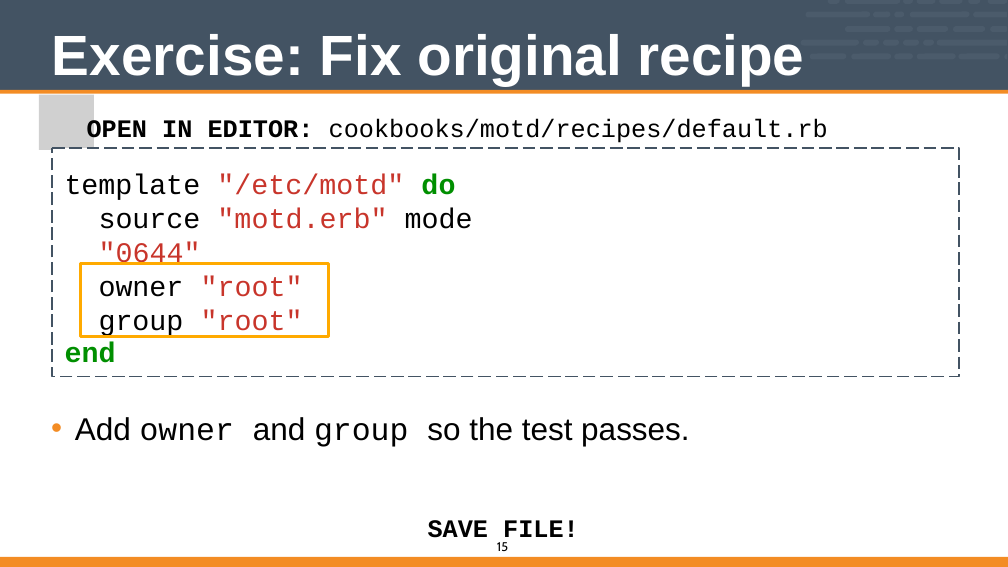
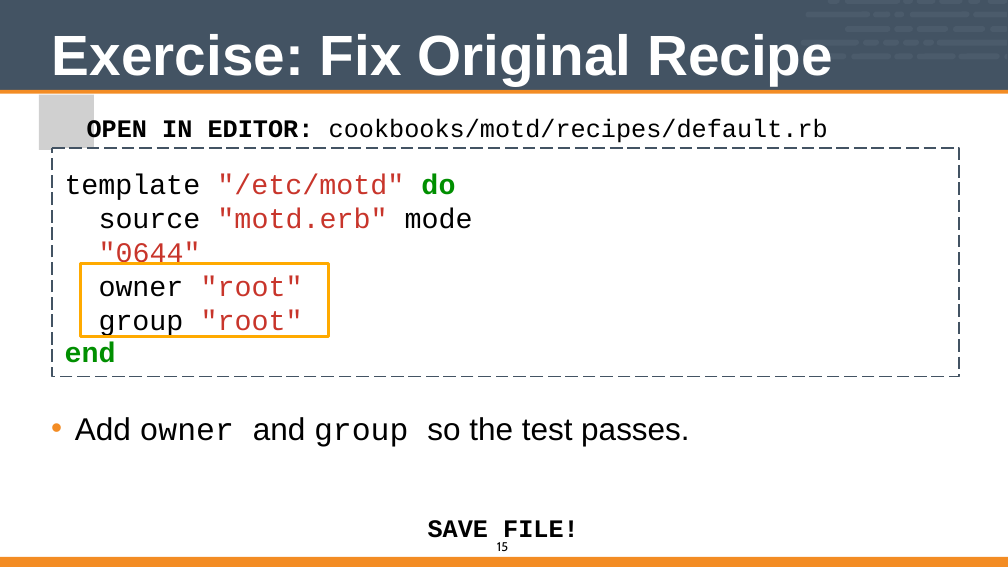
Before and after one commit to vinyar/chef-intermediate, a slide deck: slide 15 of Modules/12-Chef_Intermediate.pptx. Drawn at 1008x567 pixels with LibreOffice and Linux fonts; fonts in the diff are those of the drawing; grey boxes stand for pictures. Boxes give left, top, right and bottom in pixels: in the first picture for what was removed or moved away, otherwise in the second. Text is boxed around its words. In the diff, an @@ line names an element or a change of style, - is before the commit and + after.

```diff
--- a/Modules/12-Chef_Intermediate.pptx
+++ b/Modules/12-Chef_Intermediate.pptx
@@ title at (x1=52, y1=34, x2=833, y2=85): text changed @@
-Exercise: Fix original recipe
+Exercise: Fix Original Recipe
```
Also in this commit, not shown: 17 other slides changed.
